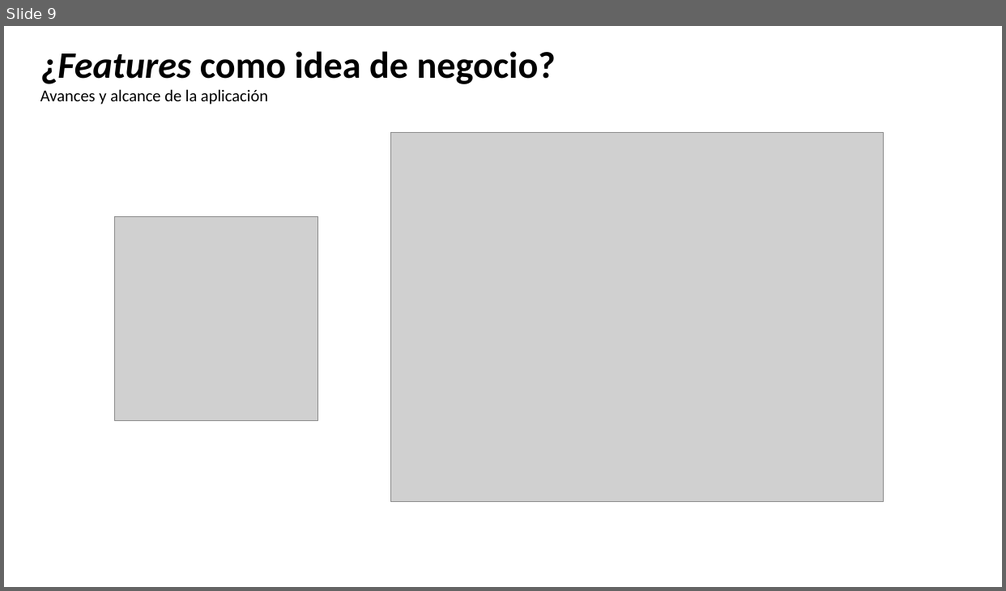
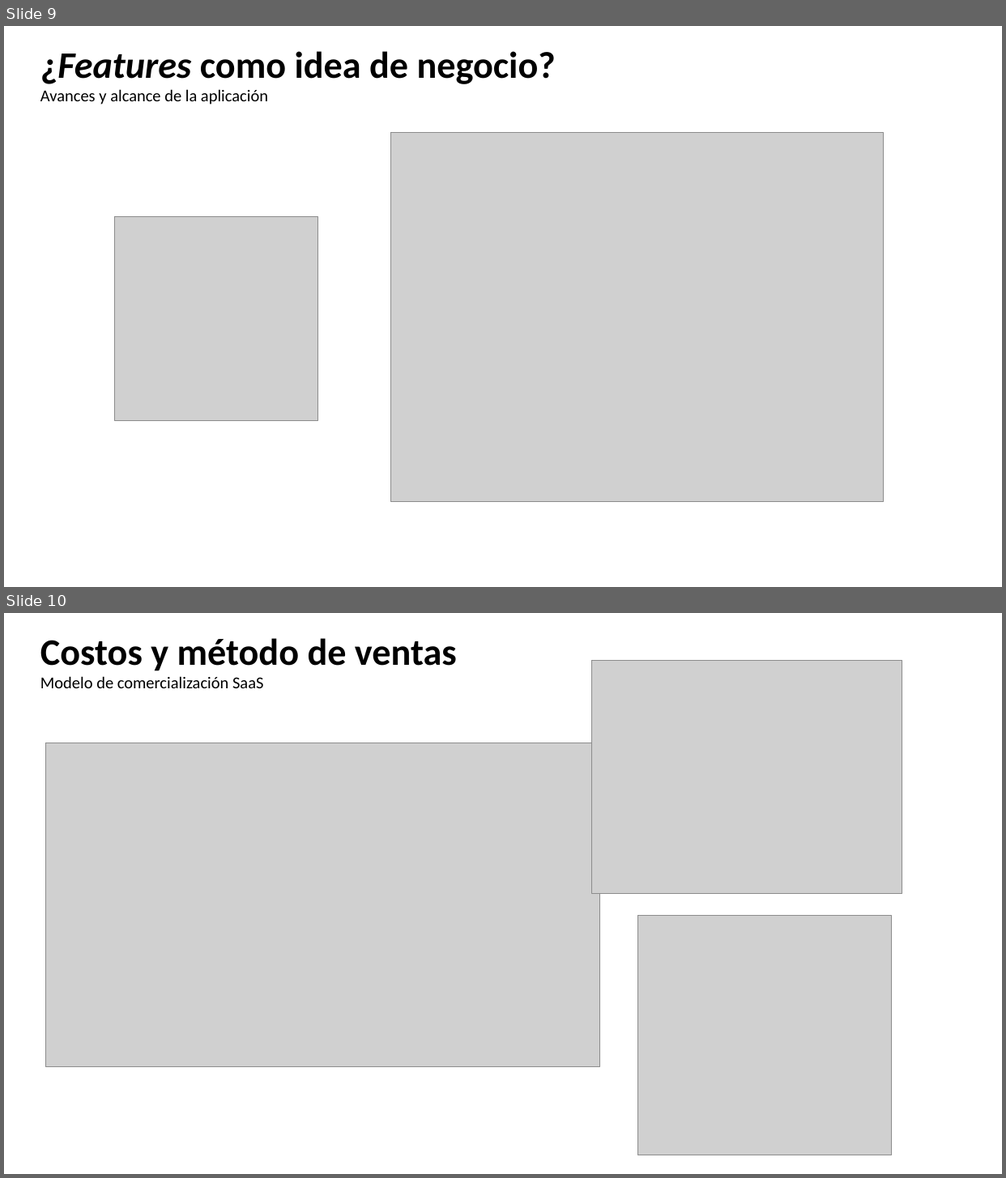
Before and after one commit to iRetray/RetoSofkathon, a slide deck: PresentacionSpeakly.pptx. Shown one above the other, each under a label of ours: slide 9 before the commit, slides 9 and 10 after it. The pictures are 1006x591 and 1006x1178 pixels, drawn with LibreOffice and Linux fonts; fonts in the diff are those of the drawing; grey boxes stand for pictures. Boxes give left, top, right and bottom in pixels: in the first picture for what was removed or moved away, otherwise in the second. Text is boxed around its words. In the diff, an @@ line names an element or a change of style, - is before the commit and + after.

Commit message:
Updated presentation

```diff
--- a/PresentacionSpeakly.pptx
+++ b/PresentacionSpeakly.pptx
@@ slide 10 added at [4,613,1002,1174], background #FFFFFF @@
@@ text added at [40,638,457,688], 16 pt, text #000000 @@
+Costos y método de ventas
+Modelo de comercialización SaaS
@@ picture added at [592,661,902,894] @@
@@ picture added at [45,743,599,1067] @@
@@ picture added at [638,916,892,1156] @@
```
